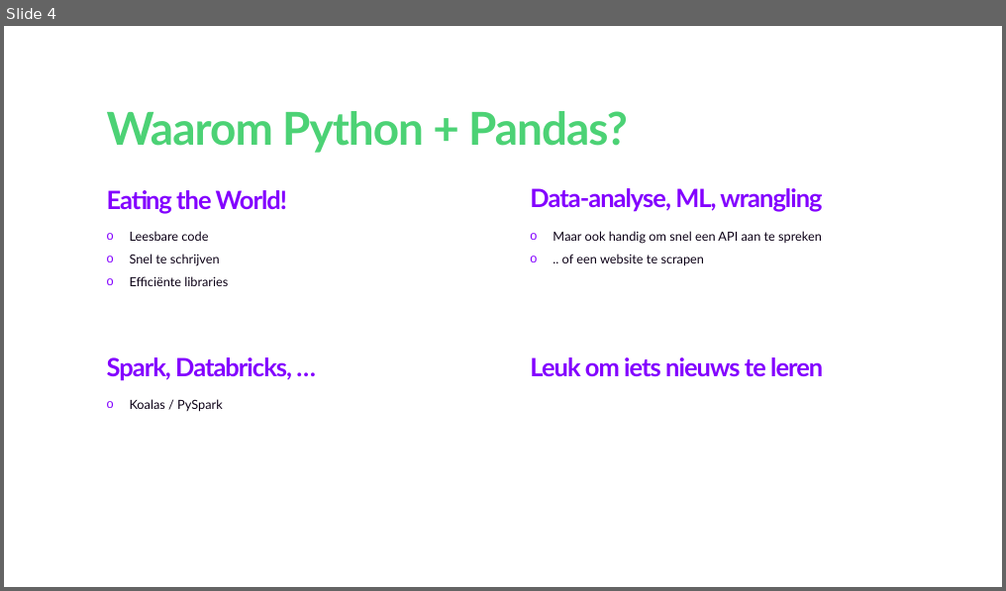
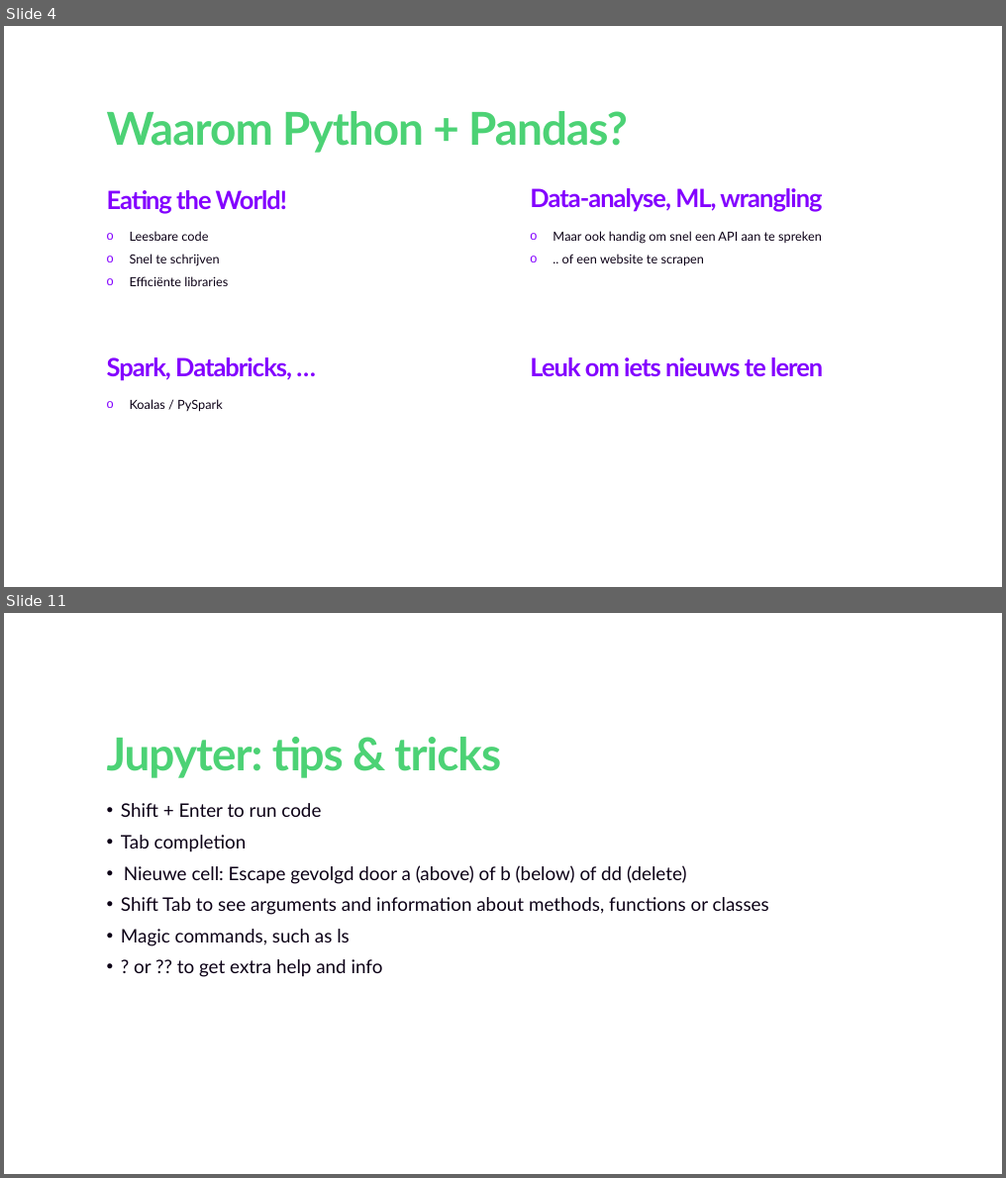
Before and after one commit to wortell-smart-learning/python-data-fundamentals, a slide deck: Python Fundamentals for Data Engineers and Data Scientists.pptx. Shown one above the other, each under a label of ours: slide 4 before the commit, slides 4 and 11 after it; the slides between them are not shown. The pictures are 1006x591 and 1006x1178 pixels, drawn with LibreOffice and Linux fonts; fonts in the diff are those of the drawing; background and template pictures are left out. Boxes give left, top, right and bottom in pixels: in the first picture for what was removed or moved away, otherwise in the second. Text is boxed around its words. In the diff, an @@ line names an element or a change of style, - is before the commit and + after.

```diff
--- a/Python Fundamentals for Data Engineers and Data Scientists.pptx
+++ b/Python Fundamentals for Data Engineers and Data Scientists.pptx
@@ slide 11 added at (4, 613, 1002, 1174), background #FFFFFF @@
@@ title added at (107, 737, 501, 778), 72 pt, text #4CD275, bold @@
+Jupyter: tips & tricks
@@ text added at (121, 803, 769, 977), 29.6 pt, text #0C0116 @@
+• Shift + Enter to run code
+• Tab completion
+• Nieuwe cell: Escape gevolgd door a (above) of b (below) of dd (delete)
+• Shift Tab to see arguments and information about methods, functions or classes
+• Magic commands, such as ls
+• ? or ?? to get extra help and info
```
Also in this commit, not shown: 3 slides changed, 8 other slides added, 1 other file.
